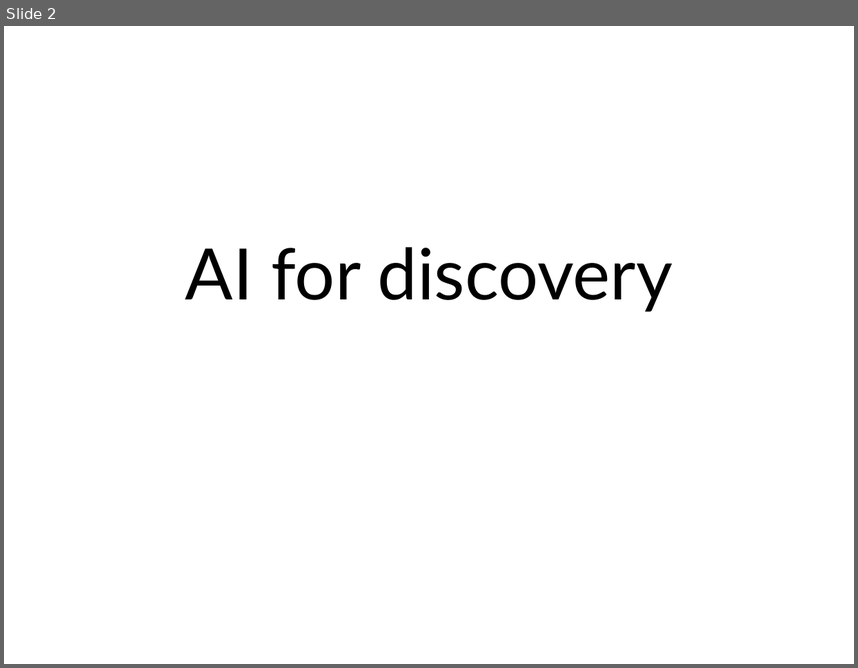
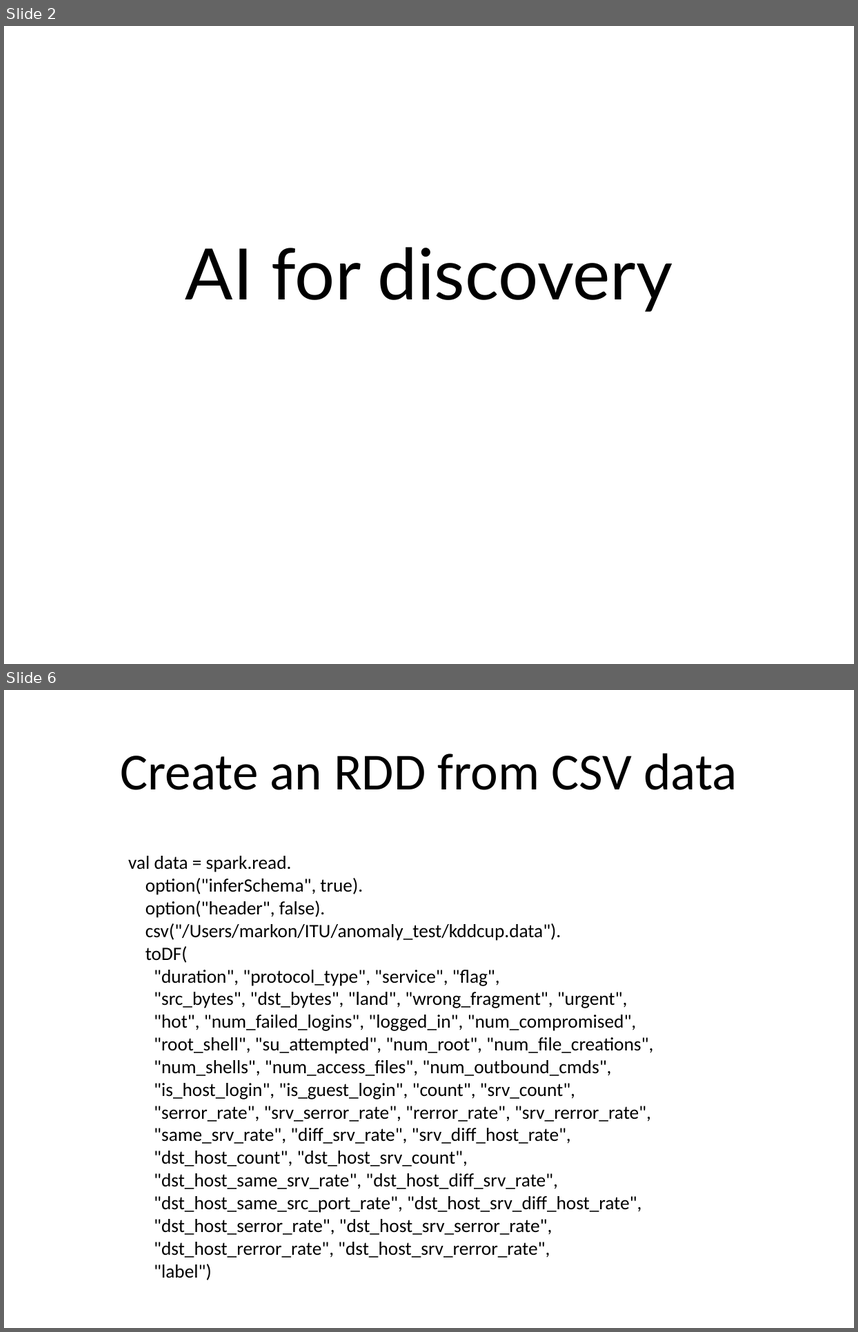
Before and after one commit to kic-markon/ITU_MSc_AM4, a slide deck: powerpoints/ITU Academy Slides AM4-12.pptx. Shown one above the other, each under a label of ours: slide 2 before the commit, slides 2 and 6 after it; the slides between them are not shown. The pictures are 858x668 and 858x1332 pixels, drawn with LibreOffice and Linux fonts; fonts in the diff are those of the drawing; background and template pictures are left out. Boxes give left, top, right and bottom in pixels: in the first picture for what was removed or moved away, otherwise in the second. Text is boxed around its words. In the diff, an @@ line names an element or a change of style, - is before the commit and + after.

```diff
--- a/powerpoints/ITU Academy Slides AM4-12.pptx
+++ b/powerpoints/ITU Academy Slides AM4-12.pptx
@@ slide 6 added at (4, 690, 854, 1328), background picture (left out) @@
@@ title added at (120, 753, 737, 790), 44 pt, text #000000 @@
+Create an RDD from CSV data
@@ text added at (128, 856, 653, 1280), 16 pt, text #000000 @@
+val data = spark.read.
+option("inferSchema", true).
+option("header", false).
+csv("/Users/markon/ITU/anomaly_test/kddcup.data").
+toDF(
+"duration", "protocol_type", "service", "flag",
+"src_bytes", "dst_bytes", "land", "wrong_fragment", "urgent",
+"hot", "num_failed_logins", "logged_in", "num_compromised",
+"root_shell", "su_attempted", "num_root", "num_file_creations",
+"num_shells", "num_access_files", "num_outbound_cmds",
+"is_host_login", "is_guest_login", "count", "srv_count",
+"serror_rate", "srv_serror_rate", "rerror_rate", "srv_rerror_rate",
+"same_srv_rate", "diff_srv_rate", "srv_diff_host_rate",
+"dst_host_count", "dst_host_srv_count",
+"dst_host_same_srv_rate", "dst_host_diff_srv_rate",
+"dst_host_same_src_port_rate", "dst_host_srv_diff_host_rate",
+"dst_host_serror_rate", "dst_host_srv_serror_rate",
+"dst_host_rerror_rate", "dst_host_srv_rerror_rate",
+"label")
```
Also in this commit, not shown: 13 other slides added, 1 slide removed, 50 other files.
